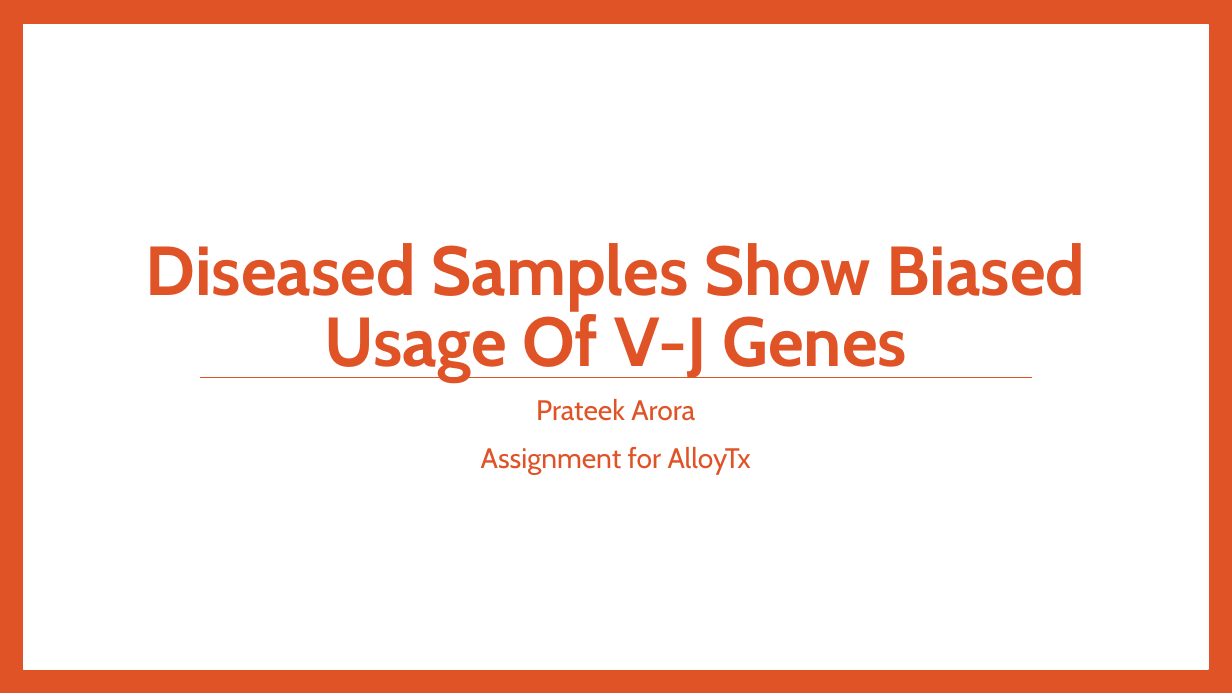
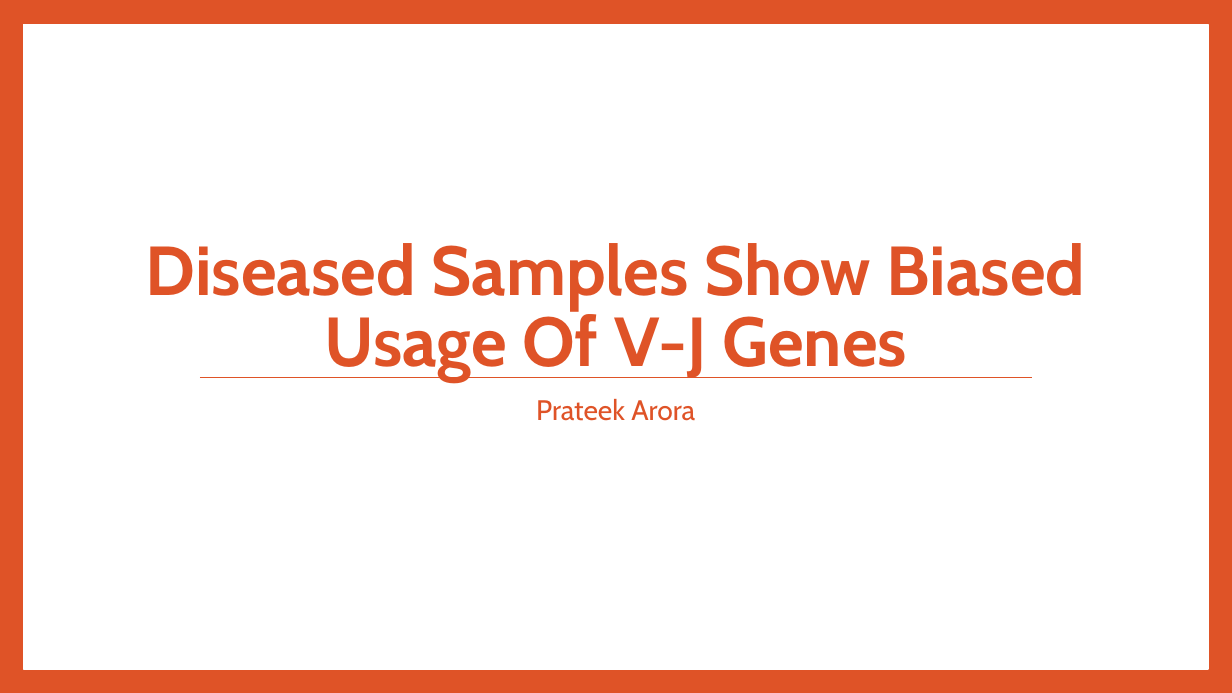
Before and after one commit to pratarora/Alloytx, a slide deck: slide 1 of Task_A/Task_A.pptx. Drawn at 1232x693 pixels with LibreOffice and Linux fonts; fonts in the diff are those of the drawing. Boxes give left, top, right and bottom in pixels: in the first picture for what was removed or moved away, otherwise in the second. Text is boxed around its words. In the diff, an @@ line names an element or a change of style, - is before the commit and + after.

```diff
--- a/Task_A/Task_A.pptx
+++ b/Task_A/Task_A.pptx
@@ subtitle at [481,447,751,474]: paragraph removed @@
-Assignment for AlloyTx
```
Also in this commit, not shown: 7 other files.
